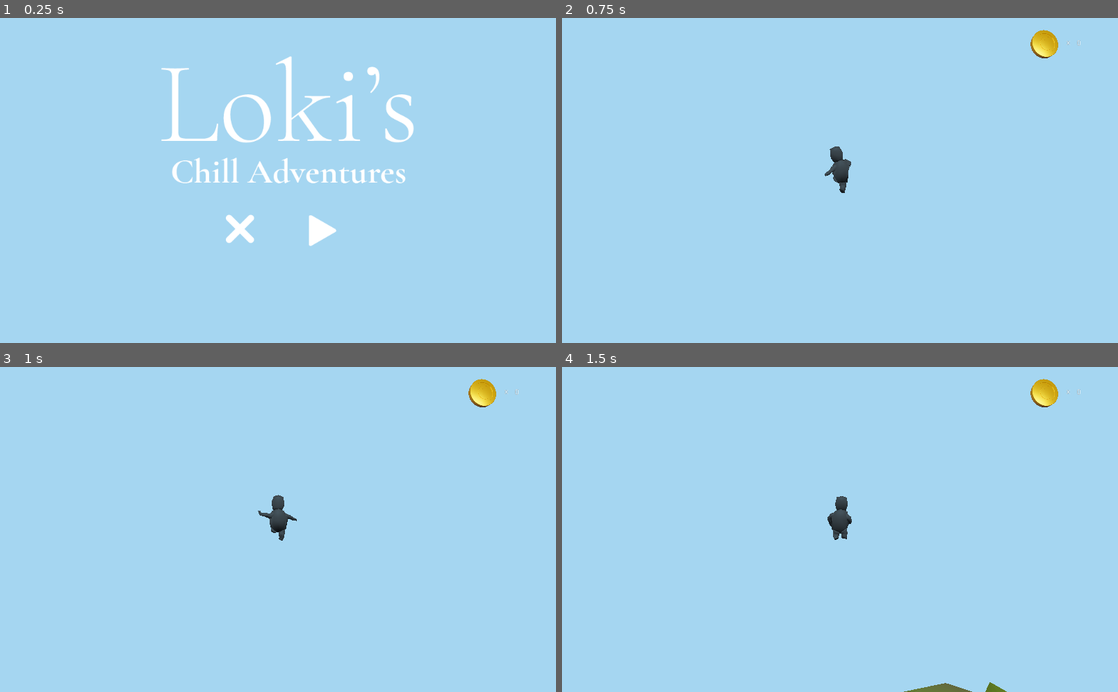
Above: before the commit, frames 1-4 (two rows, left to right).
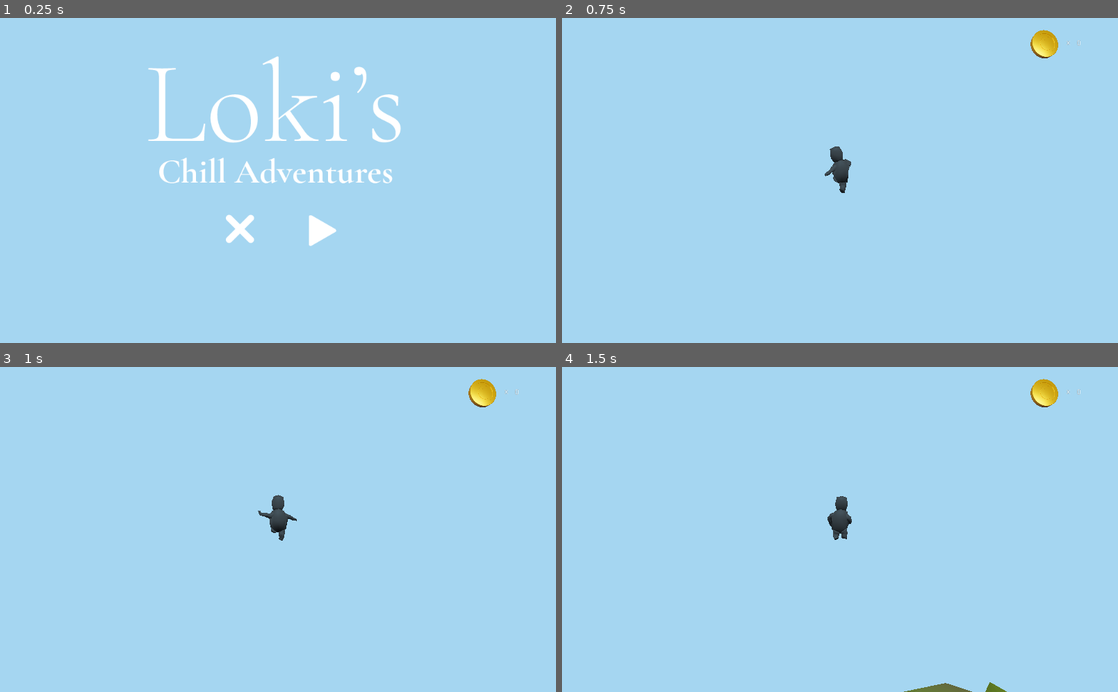
Above: after the commit, the same moments.

Repository: freskoulix/ggj-2021
Game: Godot game, scene res://scenes/RootScene.tscn
The game is run twice, just before and just after one commit, with the same random seed, the same clock (stepped at 60 frames per second) and the same inputs. Sound files missing from this copy of the repository are replaced by a short silence.
Inputs (mouse positions are in pixels of both pictures, inside the frame that each line leads up to):
- Up to frame 1 (0.25 s): no input
- Up to frame 2 (0.75 s): click (884, 229) at 0.5 s
- Up to frame 3 (1 s): no input
- Up to frame 4 (1.5 s): move the mouse to (867, 529) at 1.27 s; hold W (move_forward) from 1.28 s (still down)

The runs differ from the first frame. In frame 1, 4.7% of the frame differs, in the area x 26-75%, y 11-51%; in frame 2, nothing differs; in frame 3, nothing differs; in frame 4, nothing differs.

Commit message:
Aligned menu logo

Diff:
--- a/scenes/MainMenu.tscn
+++ b/scenes/MainMenu.tscn
@@ -18,8 +18,8 @@
 [node name="TextureRect" type="TextureRect" parent="."]
 anchor_right = 1.0
 anchor_bottom = 1.0
-margin_left = 204.0
-margin_right = -165.0
+margin_left = 180.0
+margin_right = -189.0
 margin_bottom = -225.0
 texture = ExtResource( 4 )
 expand = true
